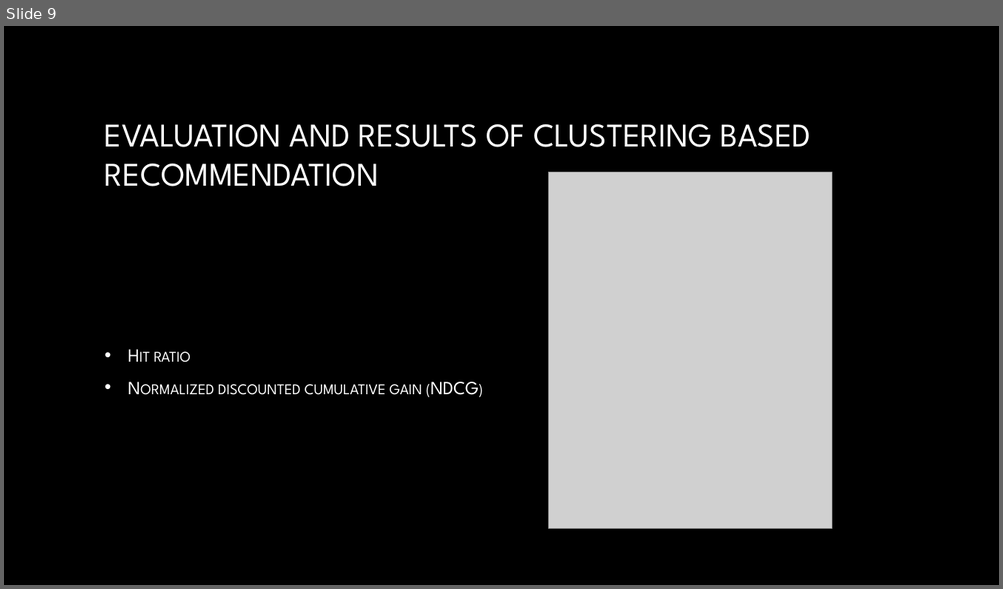
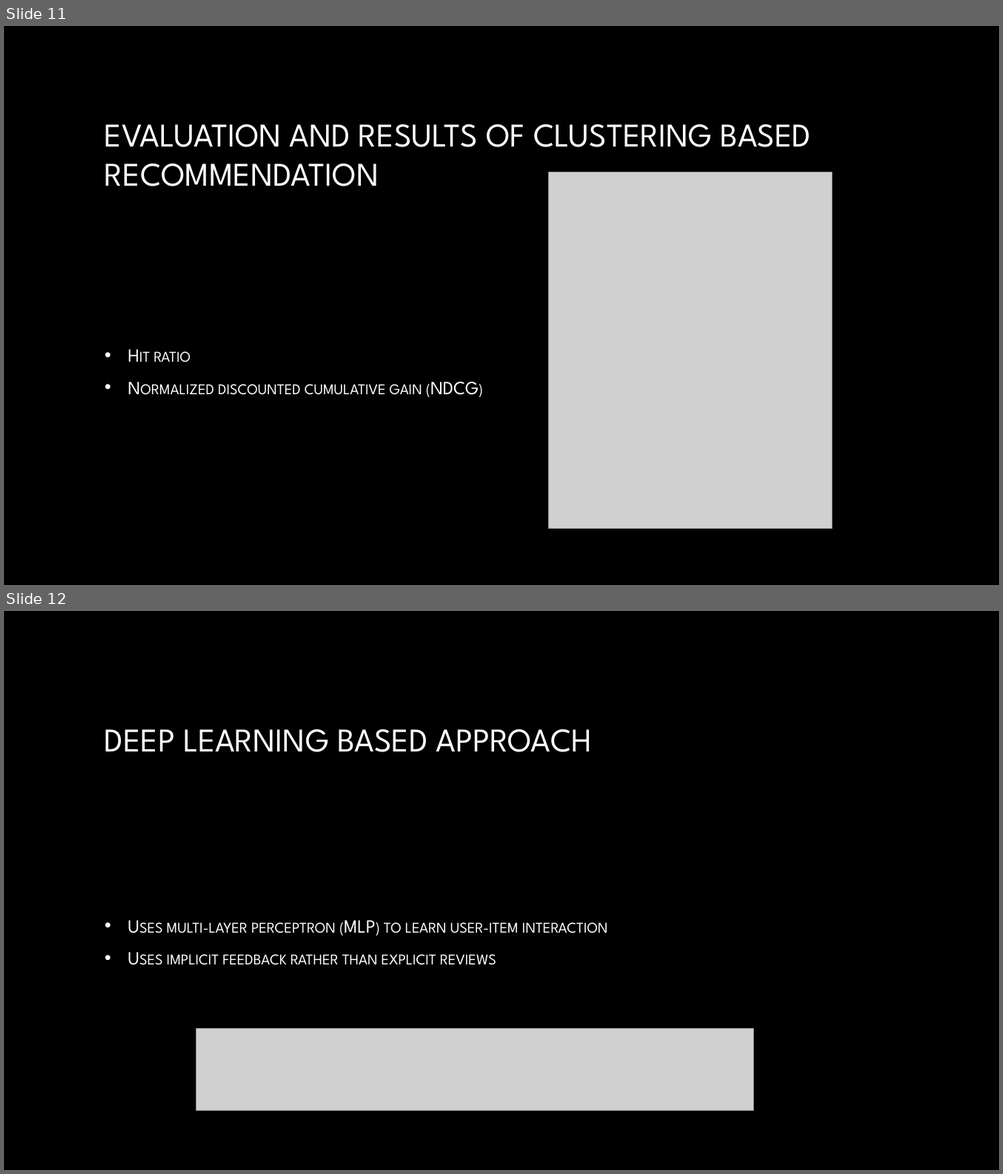
Before and after one commit to AbhayKasturia/YelpRecommendationSystem, a slide deck: Final_Presentation/draft_presentation.pptx. Shown one above the other, each under a label of ours: slide 9 before the commit, slides 11 and 12 after it. The pictures are 1003x589 and 1003x1174 pixels, drawn with LibreOffice and Linux fonts; fonts in the diff are those of the drawing; grey boxes stand for pictures; background and template pictures are left out. Boxes give left, top, right and bottom in pixels: in the first picture for what was removed or moved away, otherwise in the second. Text is boxed around its words. In the diff, an @@ line names an element or a change of style, - is before the commit and + after.

```diff
--- a/Final_Presentation/draft_presentation.pptx
+++ b/Final_Presentation/draft_presentation.pptx
@@ slide 12 added at bbox=[4, 611, 999, 1170], background picture (left out) @@
@@ title added at bbox=[105, 729, 592, 752], 32 pt, text gradient #FFFFFF to #A6A6A6 @@
+DEEP LEARNING BASED APPROACH
@@ text added at bbox=[167, 920, 608, 965], 18 pt, text gradient #FFFFFF to #BFBFBF, small capitals @@
+• Uses multi-layer perceptron (MLP) to learn user-item interaction
+• Uses implicit feedback rather than explicit reviews
@@ picture added at bbox=[196, 1029, 754, 1111] @@
@@ what was slide 9 is now slide 11 @@
```
Also in this commit, not shown: 5 other slides added, 1 slide removed, 2 other files.
